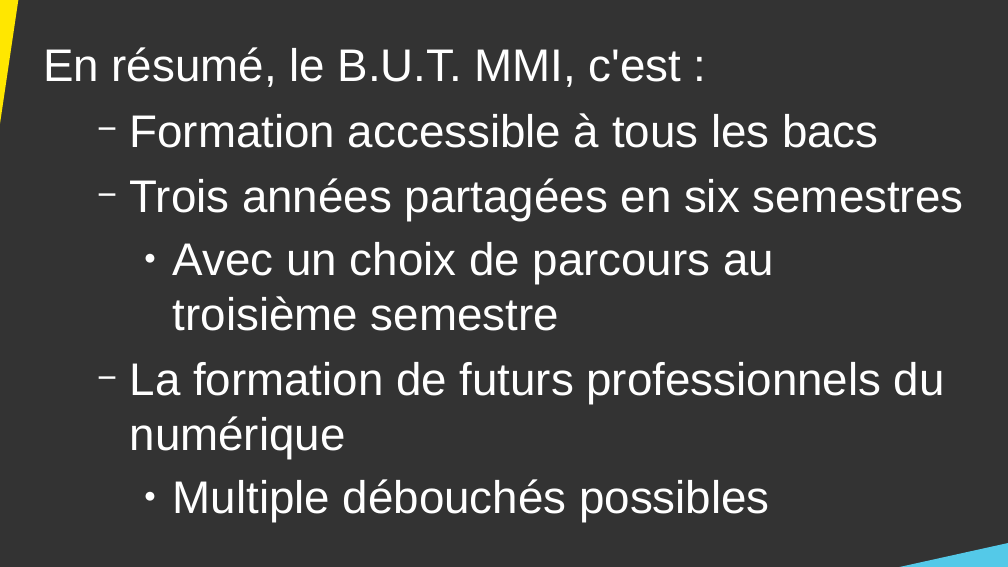
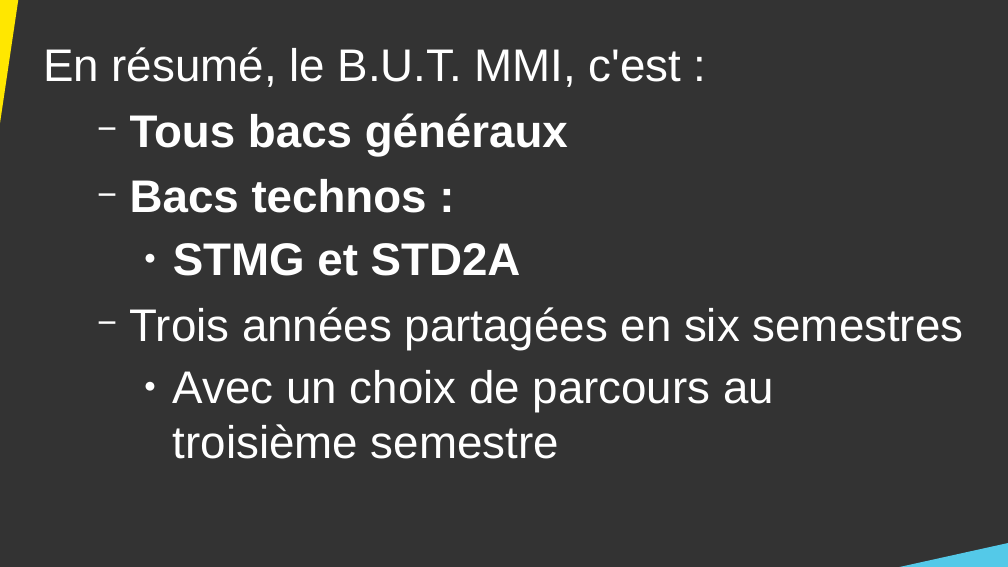
Before and after one commit to DanYellow/cours, a slide deck: slide 22 of presentation-formation-mmi/presentation.odp. Drawn at 1008x567 pixels with LibreOffice and Linux fonts; fonts in the diff are those of the drawing. Boxes give left, top, right and bottom in pixels: in the first picture for what was removed or moved away, otherwise in the second. Text is boxed around its words. In the diff, an @@ line names an element or a change of style, - is before the commit and + after.

Commit message:
Finish MMI presentation

```diff
--- a/presentation-formation-mmi/presentation.odp
+++ b/presentation-formation-mmi/presentation.odp
@@ text at (130, 113, 568, 276): text changed; bold on @@
-  − Formation accessible à tous les bacs
+  − Tous bacs généraux
+  − Bacs technos :
+    ● STMG et STD2A
@@ text at (130, 362, 945, 522): paragraphs removed @@
-  − La formation de futurs professionnels du numérique
-    ● Multiple débouchés possibles
```
Also in this commit, not shown: 4 other slides changed, 1 slide added, 12 other files.
